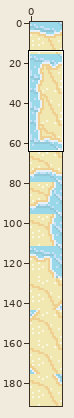
A sprite sheet gets an edit: resources/tilesets/0/animations/sand/2.png. Above, an overview of the earlier version with the close-up marked.
Close-up. Before the edit:
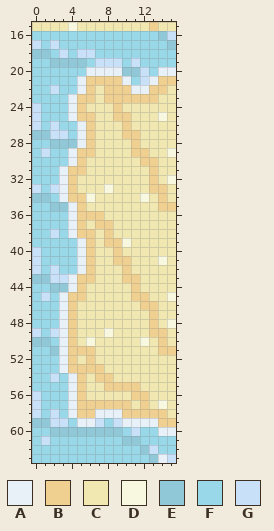
The file is 16x192 pixels. Shown: x 0..15, y 15..63. The commit also changed other parts of the picture, which this record leaves out.
Palette (. is transparent): A #e8f0f8  B #f0d090  C #f0e8b0  D #f8f8e0  E #90c8d8  F #98d8e8  G #c8e0f8
Pixels before, first column x 0:
15 CCCCDCCCCCCCCBCC
16 FFFFFFFFFFFFFFEG
17 GFGFFFFFFFFFFFFE
18 EEFGFGGFFFFFFFFF
19 FFEEEEFGGGFGFFFF
20 FFFFFFAAAAEEGFAA
21 FFFFFABBBBAFGABB
22 FFGFFABCBBBAABBC
23 FFFFABBCBBBBBBCC
24 GFFFABCCCBCCCCCC
25 GFFFABBCCBBCCCDC
26 GFGFFABCCCBCCCCC
27 EEGGFABCCCBBCCCC
28 FFEEEABCCCCBCCCC
29 FGFFABBCCCCBBCCD
30 FFFFABCCCCCCBBCC
31 FFFABBCCCCCCCBCC
32 FFFABCCCCCCCCBCD
33 GFGABCCCDCCCCBBC
34 EEFABBDCCCCCDCBC
35 FFEEABCCCCCCCCBB
36 FFFFABBBCCCCCCCC
37 FFFFABCBBCCCCCCC
38 FFGFABBCBCCCCCCC
39 FFFFFABCBBDCCCCC
40 GFFFFABCCBCCCCCC
41 GFFFFABCCBBCCCDC
42 GFGFFABCCCBCCCCC
43 EEGGABBCCCBBCCCC
44 FFEEABCCCCCBCCCC
45 FGFABBCCCCCBBCCD
46 FFFABCCCCCCCBBCC
47 FFFABCCCCCCCCBCC
48 FFFABCCCCCCCCBCD
49 GFGABCCCDCCCCBBC
50 EEFABCDCCCCCDCBC
51 FFEABBBCCCCCCCBB
52 FFFABCBCCCCCCCCC
53 FFFABBBBCCCCCCCC
54 FFGFABCBBCCCCCCC
55 FFFFABCCBBBBCCCC
56 GFFFABCCCCCBBCCC
57 GFFFABBBBBBCBCDC
58 GFGFABBAAABBBBBC
59 EEGGFAAGFGAAAABB
60 FFEEEEEEEEFGFFAA
61 FGFFFFFFFFEEFFFF
62 FFFFFFFFFFFFEGFF
63 FFFFFFFFFFFFFEAG
And afterwards:
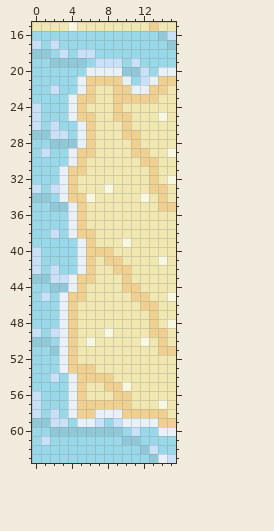
Changes in this commit:
Colour C gives way to colour B in row 40 at x 7 to 8; in row 41 at x 8; in row 42 at x 9; in row 44 at x 10; in row 54 at x 6; in row 56 at x 9 to 10.
Colour B gives way to colour C in rows 22 to 23 at x 8; in row 36 at x 6 to 7; in row 37 at x 7 to 8; in row 38 at x 8; in row 39 at x 8 to 9; in row 40 at x 9.
Colour B gives way to colour C in row 41 at x 10; in row 43 at x 11; in row 51 at x 5 to 6; in row 52 at x 6; in row 53 at x 7; in row 55 at x 11.
Colour B gives way to colour C in row 56 at x 11 to 12; in row 57 at x 12.
Colour B gives way to colour D in row 55 at x 10.
